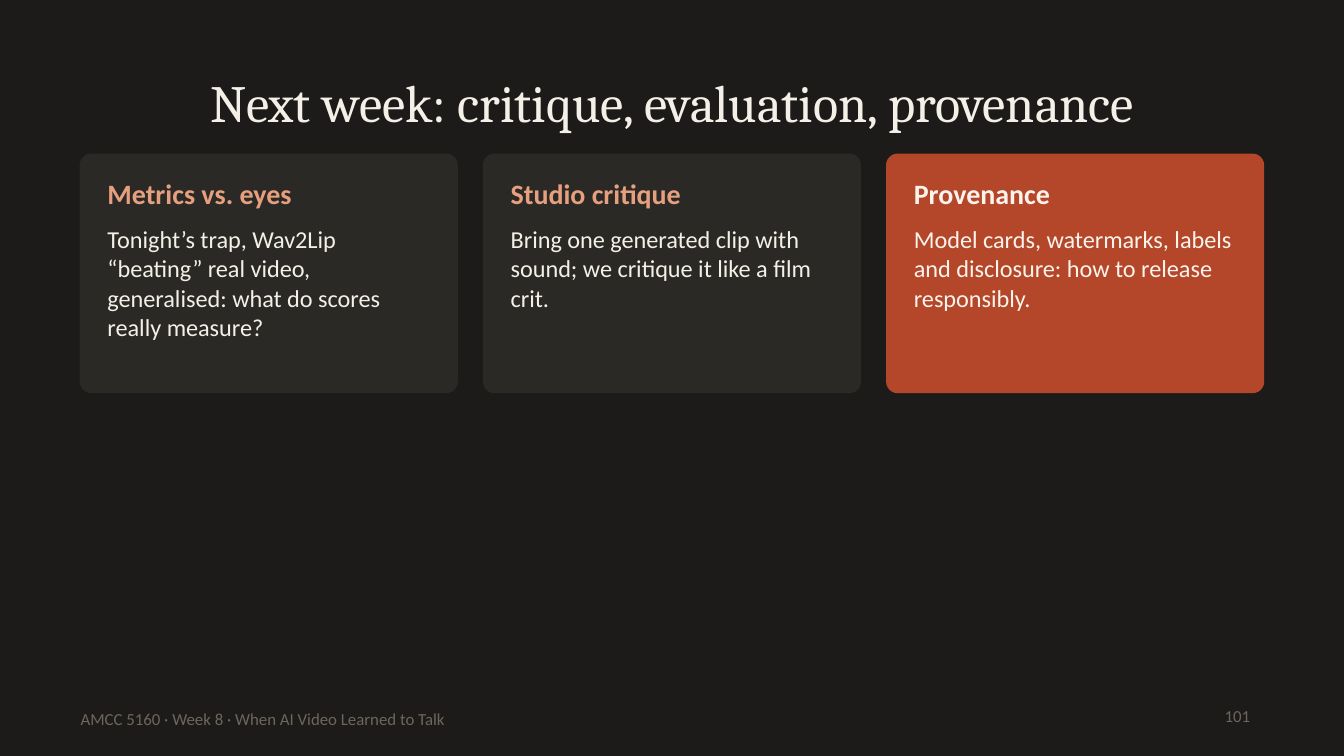
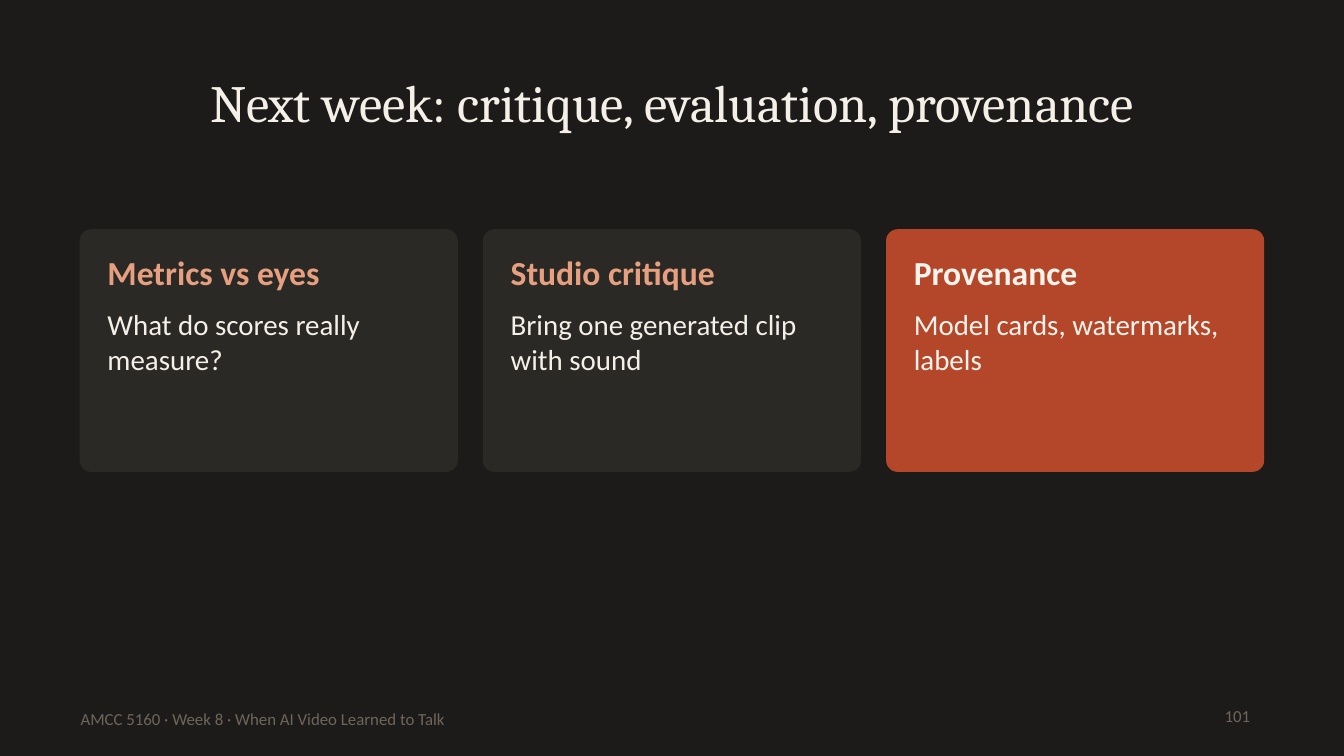
Before and after one commit to leehomyc/leehomyc.github.io, a slide deck: slide 101 of amcc5160/lecture-08/downloads/Lecture08_Slides.pptx. Drawn at 1344x756 pixels with LibreOffice and Linux fonts; fonts in the diff are those of the drawing. Boxes give left, top, right and bottom in pixels: in the first picture for what was removed or moved away, otherwise in the second. Text is boxed around its words. In the diff, an @@ line names an element or a change of style, - is before the commit and + after.

```diff
--- a/amcc5160/lecture-08/downloads/Lecture08_Slides.pptx
+++ b/amcc5160/lecture-08/downloads/Lecture08_Slides.pptx
@@ 3 rounded rectangles: place and size @@
-3 rounded rectangles at [81,155,1263,392]
+3 rounded rectangles at [81,230,1263,470]
@@ text at [107,261,319,291]: text changed; size 15 to 18 pt @@
-Metrics vs. eyes
+Metrics vs eyes
@@ text "Studio critique": place and size @@
-text "Studio critique" at [511,184,681,209]
+text "Studio critique" at [511,261,715,291]
@@ text "Studio critique" at [511,261,715,291]: size 15 to 18 pt @@
@@ text "Provenance" at [914,263,1077,286]: size 15 to 18 pt @@
@@ text "Provenance": place and size @@
-text "Provenance" at [914,186,1050,204]
+text "Provenance" at [914,263,1077,286]
@@ text at [107,315,360,370]: text changed; size 13 to 15.5 pt @@
-Tonight’s trap, Wav2Lip “beating” real video, generalised: what do scores really measure?
+What do scores really measure?
@@ text at [511,315,797,370]: text changed; size 13 to 15.5 pt @@
-Bring one generated clip with sound; we critique it like a film crit.
+Bring one generated clip with sound
@@ text at [914,315,1218,370]: text changed; size 13 to 15.5 pt @@
-Model cards, watermarks, labels and disclosure: how to release responsibly.
+Model cards, watermarks, labels
```
Also in this commit, not shown: 30 other slides changed, 1 slide added, 1 slide removed, 39 other files.
